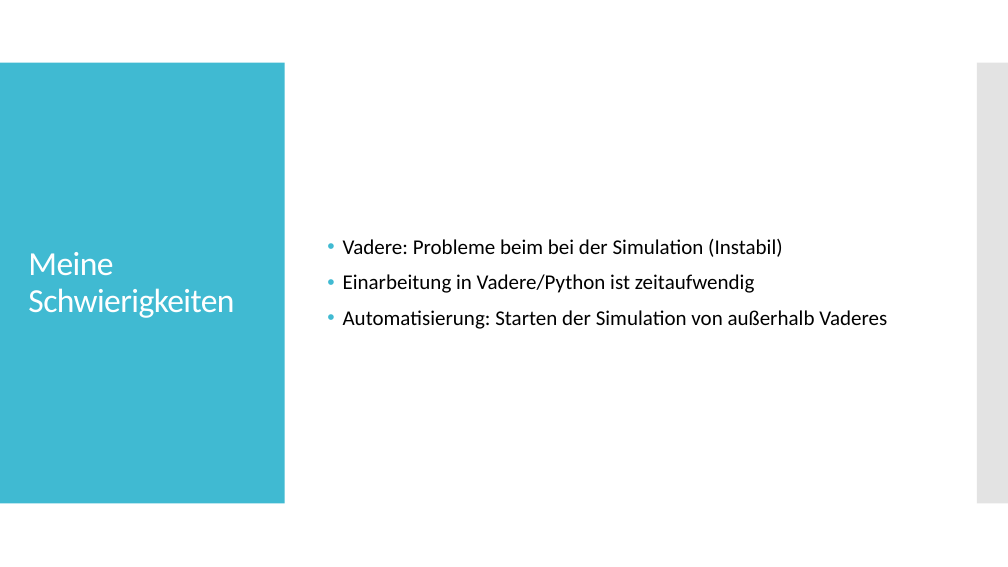
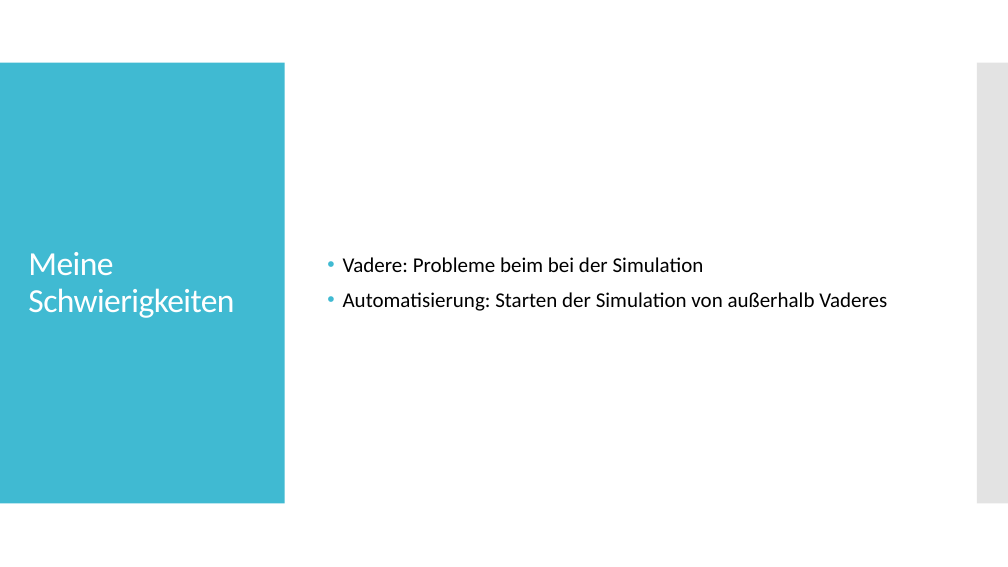
Before and after one commit to Datagroup-ModSim/ModSim17-data-generation-filters, a slide deck: slide 42 of presentations/Datenerzeugung und Datenanalyse_Sprint1_formatiert.pptx. Drawn at 1008x567 pixels with LibreOffice and Linux fonts; fonts in the diff are those of the drawing. Boxes give left, top, right and bottom in pixels: in the first picture for what was removed or moved away, otherwise in the second. Text is boxed around its words. In the diff, an @@ line names an element or a change of style, - is before the commit and + after.

```diff
--- a/presentations/Datenerzeugung und Datenanalyse_Sprint1_formatiert.pptx
+++ b/presentations/Datenerzeugung und Datenanalyse_Sprint1_formatiert.pptx
@@ text at [343,257,704,272]: text changed @@
-• Vadere: Probleme beim bei der Simulation (Instabil)
-• Einarbeitung in Vadere/Python ist zeitaufwendig
+• Vadere: Probleme beim bei der Simulation
```
Also in this commit, not shown: 6 other slides changed, 1 slide added, 1 slide removed.
